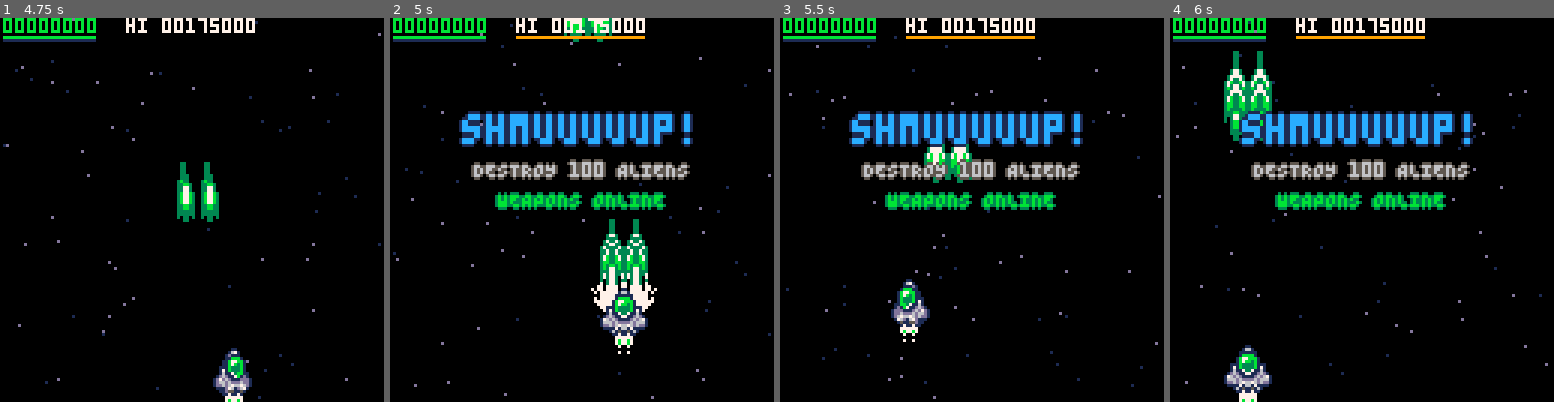
Above: before the commit, frames 1-4 (left to right).
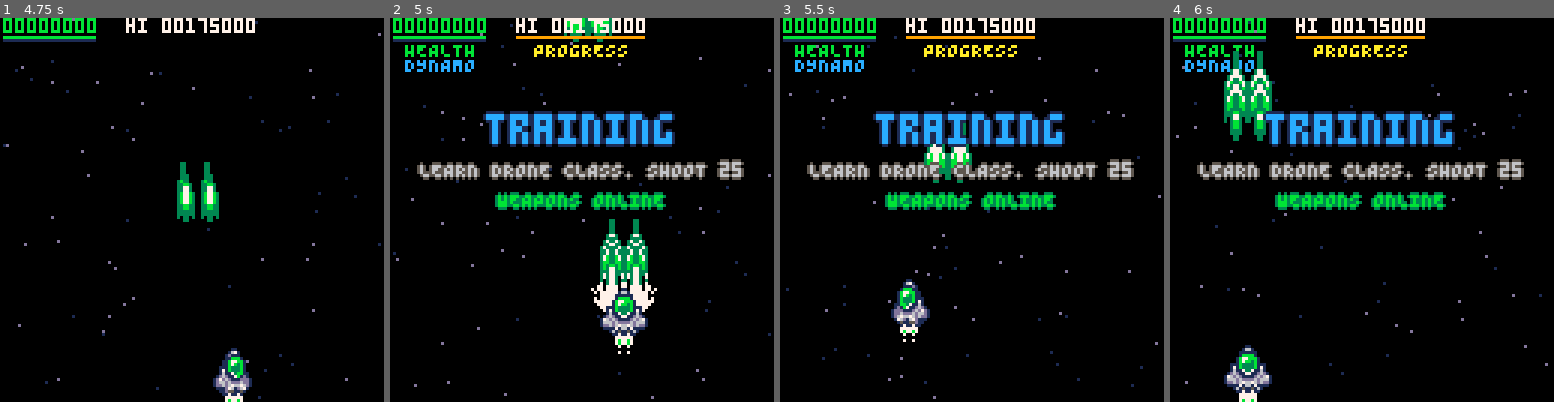
Above: after the commit, the same moments.

Repository: wimpysworld/antsy-alien-attack-pico
Game: PICO-8 cartridge main.p8
The game is run twice, just before and just after one commit, with the same random seed, the same clock (stepped at 60 frames per second) and the same inputs.
Inputs:
- Up to frame 1 (4.75 s): tap X (X key) at 0.33, 1.07, 1.85, 2.97, 4.08 s; tap O (Z key) at 0.7, 1.7, 2.1, 2.5, 2.9, 3.3, 3.7, 4.1, 4.5 s; hold Right 1.6-2.1 s; hold Up 2.15-2.42 s; hold Right 2.47-3.03 s; hold Left 3.08-3.58 s; hold Down 3.63-3.97 s; hold Right 4.02-4.68 s; hold Up from 4.73 s (still down)
- Up to frame 2 (5 s): keep holding Up; tap O (Z key) at 4.9 s
- Up to frame 3 (5.5 s): release Up at 5.03 s; hold Left from 5.08 s (still down); tap X (X key) at 5.2 s; tap O (Z key) at 5.3 s
- Up to frame 4 (6 s): release Left at 5.68 s; tap O (Z key) at 5.7 s; hold Down from 5.73 s (still down)

Frame 1 is identical in both runs. In frame 2, 6.3% of the frame differs, in the area x 3-93%, y 7-43%; in frame 3, 6.3%; in frame 4, 6.3%.

Commit message:
feat: add training missions

Diff:
--- a/main.p8
+++ b/main.p8
@@ -738,8 +738,9 @@
  level=0
  objective_complete=false
 	missions={
-	 "players_off,jump,flyin,players_on,drop",
-	 "shmup,wait,some_can_pass,wait,jump,weapons_off,evade,wait,asteroid_fast,wait,drop,weapons_on,shmup,wait,asteroid_slow,wait",
+	 "players_off,jump",
+	 "flyin,players_on,drop,training_drone,wait,training_bronze,wait,training_silver,wait,training_sapphire,wait,training_emerald,wait,players_off,jump,flyout",
+	 "flyin,players_on,drop,shmup,wait,some_can_pass,wait,jump,weapons_off,evade,wait,asteroid_fast,wait,drop,weapons_on,shmup,wait,asteroid_slow,wait",
 	 "players_off,jump,flyout,drop",
 	}
 end
